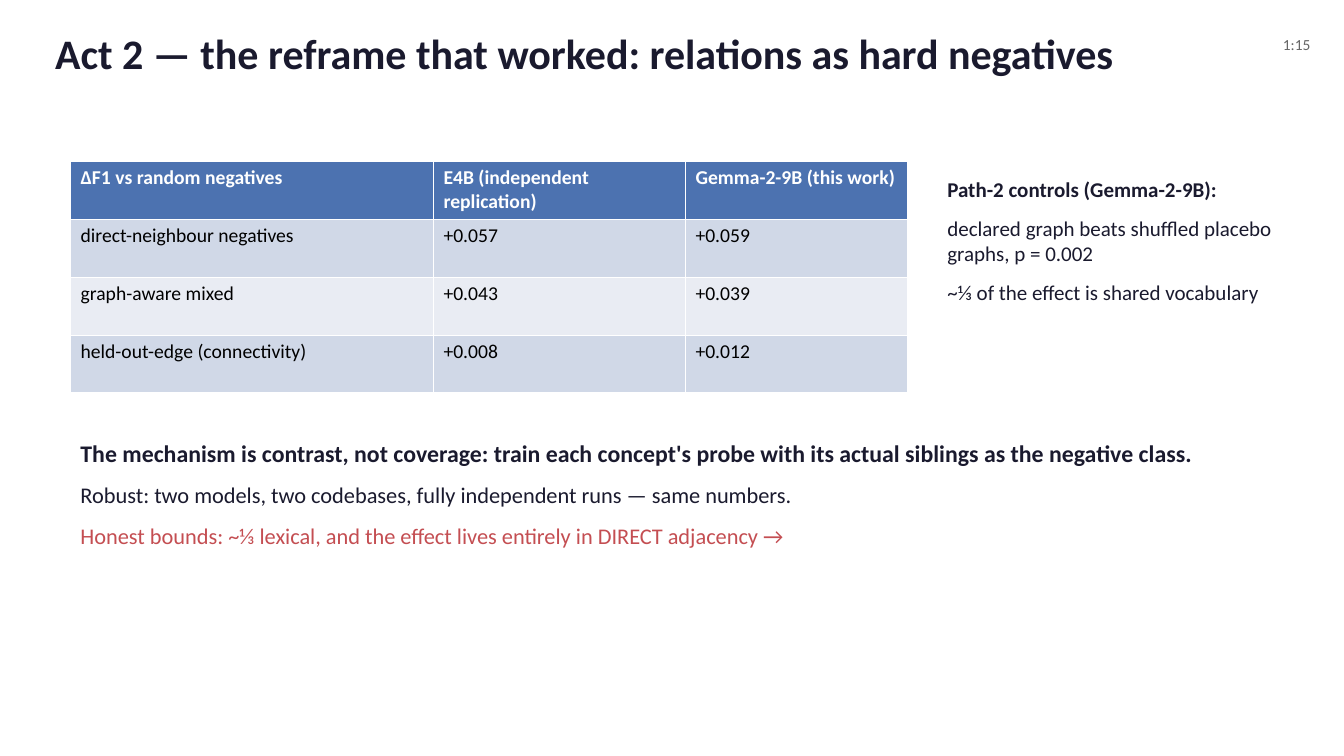
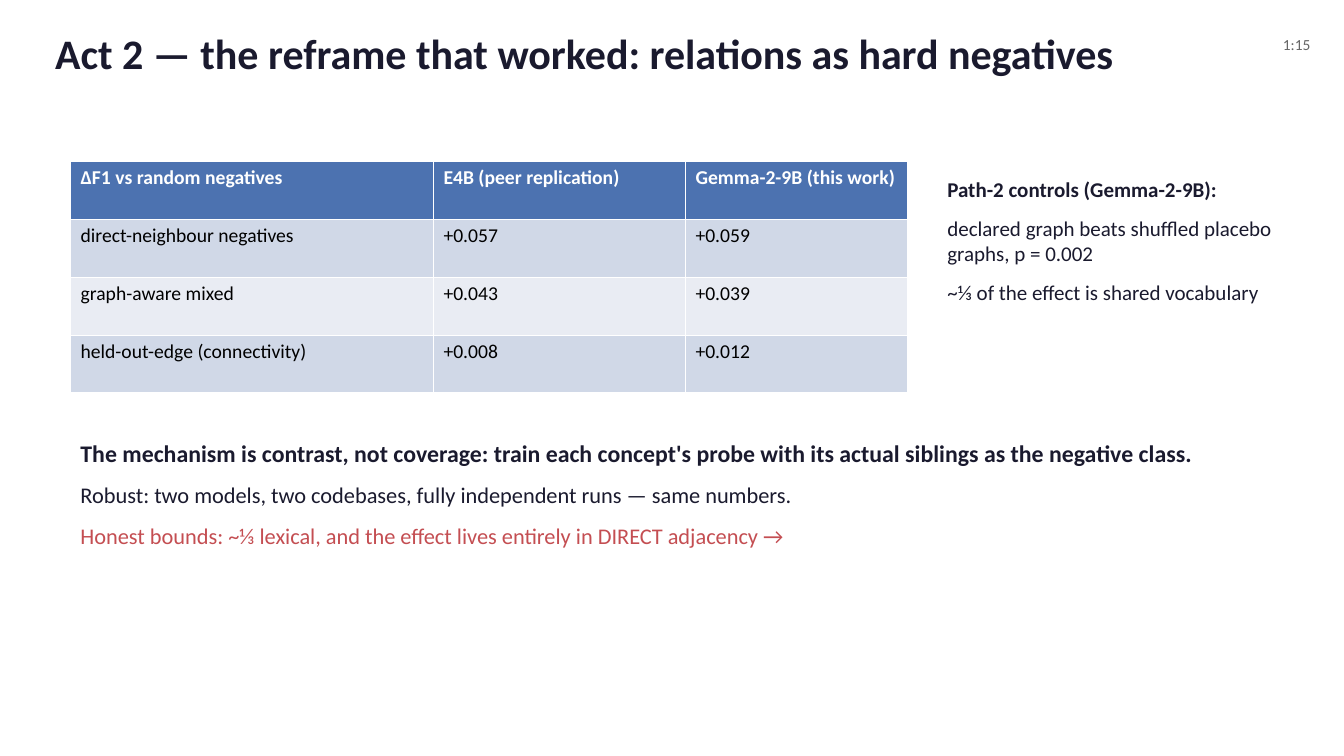
Before and after one commit to magazine233/ARENA_3.0, a slide deck: slide 5 of project/capstone/paper/slides/TALK_8MIN.pptx. Drawn at 1344x756 pixels with LibreOffice and Linux fonts; fonts in the diff are those of the drawing. Boxes give left, top, right and bottom in pixels: in the first picture for what was removed or moved away, otherwise in the second. Text is boxed around its words. In the diff, an @@ line names an element or a change of style, - is before the commit and + after.

```diff
--- a/project/capstone/paper/slides/TALK_8MIN.pptx
+++ b/project/capstone/paper/slides/TALK_8MIN.pptx
@@ table at (71, 161, 907, 393) @@
-row 1, column 2: E4B (independent replication)
+row 1, column 2: E4B (peer replication)
```
Also in this commit, not shown: 4 other files.
